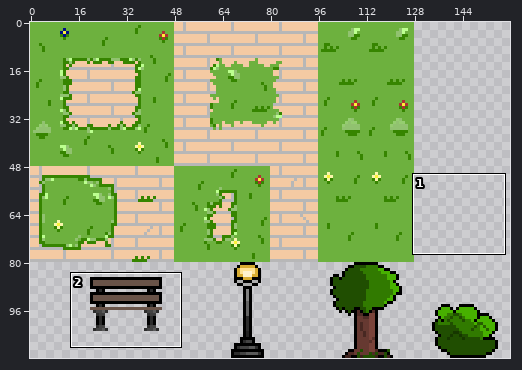
Two versions of one sprite sheet, Assets/Sprites/Tile Map/Tile_Map.png. The first picture is a wide view before the edit; the outline marks the close-up.
Close-up. Earlier state:
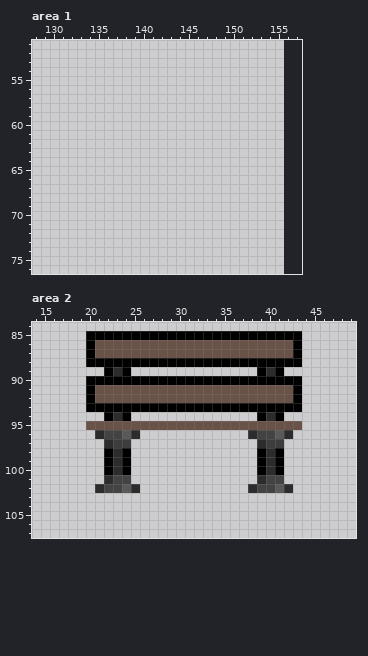
The file is 156x112 pixels. Colours within 5 levels of each other are drawn and written as one. Shown: area 1: x 128..157, y 51..76; area 2: x 14..49, y 84..107. The old version is drawn lined up with the new one, on the new canvas.
Now the later version:
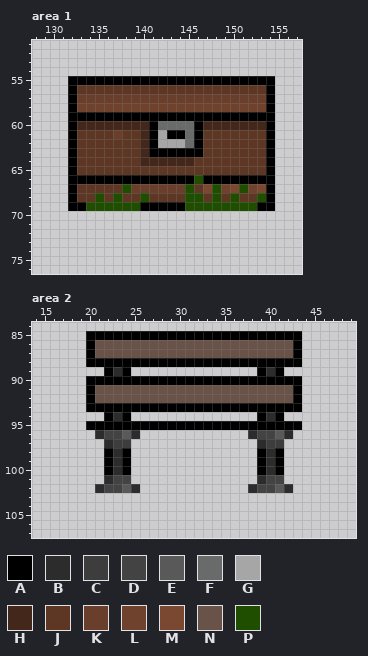
Palette (. is transparent): A #000000  B #2c2c2c  C #3d3d3d  D #434343  E #595959  F #696a6a  G #a6a6a6  H #43271a  J #5e3724  K #693e2b  L #6f422d  M #7a4831  N #695348  P #204e01
Changes in this commit:
canvas 156x112 -> 160x112
Changed rows in their new state; - is an unchanged pixel.
Area 1:
first column x 132:
55 AAAAAAAAAAAAAAAAAAAAAAA
56 AJJJJJJJJJJJJJJJJJJJJJA
57 AKKKKKKKKKKKKKKKKKKKKKA
58 ALLLLLLLLLLLLLLLLLLLLLA
59 AAAAAAAAAAAAAAAAAAAAAAA
60 AHHHHHHHHAFFFFAHHHHHHHA
61 AJJJJKJJHAGAAFAJJJJJJJA
62 AJJJJJJJHAGGGFAJJJJJJJA
63 AJJJJJJJHAAAAAAJJJJJJJA
64 AJJJJJJJHHHHHHJJJJJJJJA
65 AJJJJJJJJJJJJJJJJJJJJJA
66 AAAAAAAAAAAAAAPAAAAAAAA
67 AJJJJJPKKKKKKPJMPLMPLMA
68 AJJPJPJJPJJJJPPJPJPJJPA
69 AAPPPPPPAAAAAPPPPPPPPAA
Area 2:
first column x 20:
 95 AAAAAAAAAAAAAAAAAAAAAAAA
Boxes around the changes in both close-ups, in picture pixels (x1, y1, x2, y2):
added: (68, 76, 275, 211)
changed: (86, 421, 302, 430)
